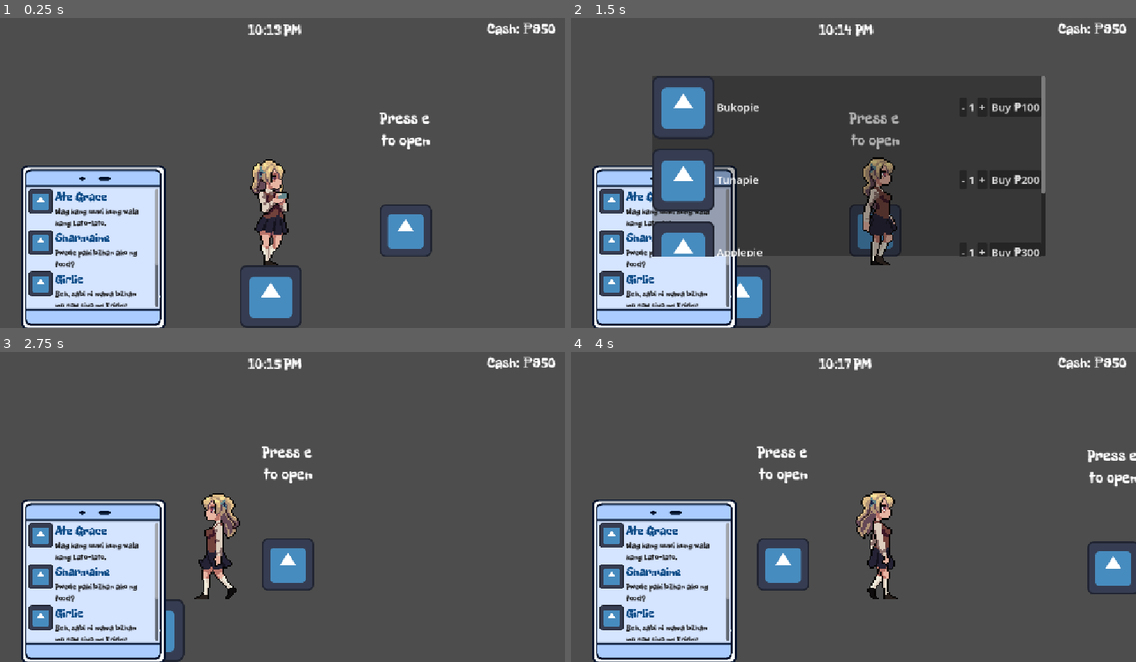
Above: before the commit, frames 1-4 (two rows, left to right).
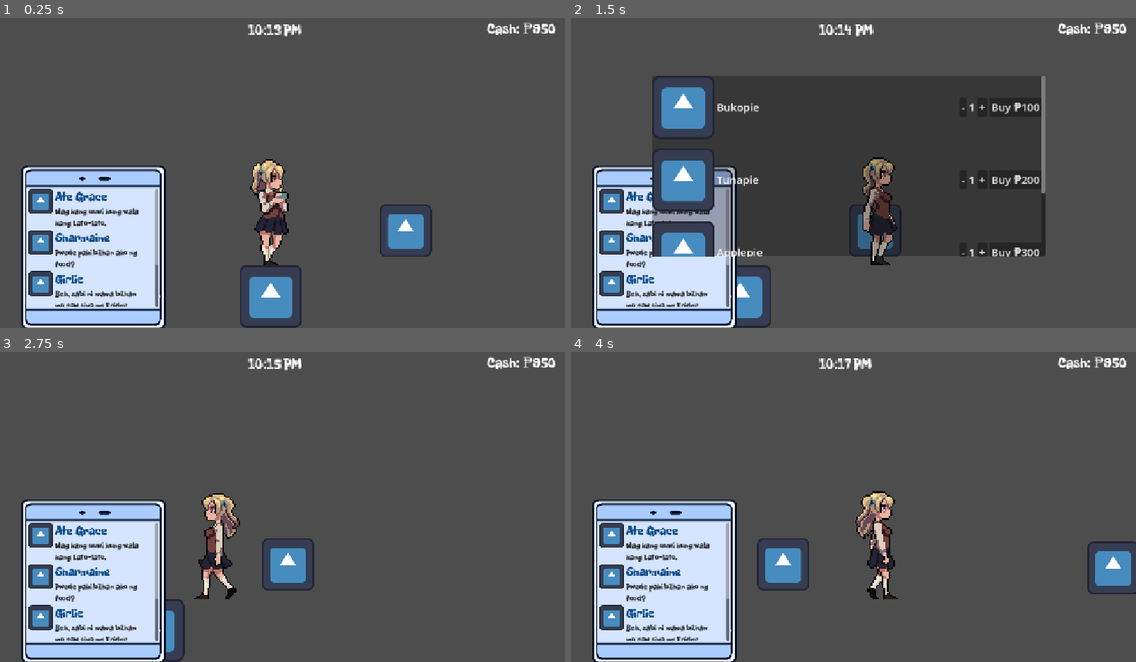
Above: after the commit, the same moments.

Repository: Ronbc779/Game-Jam
Game: Godot game, scene res://scenes/main.tscn
Two runs of this game, one before a commit and one after it. Both use one fixed random seed, a clock stepped at 60 frames per second and the inputs below. The engine's default icon, where the game draws it, is replaced by a stand-in: a white triangle on a blue panel in a dark square.
Inputs:
- Up to frame 1 (0.25 s): no input
- Up to frame 2 (1.5 s): tap E (interact) at 0.5, 1.35 s; hold E (interact) 0.53-1.28 s; hold D (right) from 0.53 s (still down)
- Up to frame 3 (2.75 s): tap E (interact) at 2, 2.3 s; release D (right) at 2.03 s; hold A (left) from 2.03 s (still down); hold Ctrl (sprint) from 2.03 s (still down)
- Up to frame 4 (4 s): tap E (interact) at 2.75, 2.85, 3.5 s; release A (left) at 2.78 s; release Ctrl (sprint) at 2.78 s; hold D (right) from 2.78 s (still down); hold E (interact) from 3.53 s (still down)

The runs differ from the first frame. In frame 1, 0.4% of the frame differs, in the area x 67-77%, y 30-43%; in frame 2, 0.3%; in frame 3, 0.4%; in frame 4, 0.7%, in the area x 32-100%, y 30-44%.

Commit message:
fix(shop): label is now popping up as intended

Diff:
--- a/scripts/shop.gd
+++ b/scripts/shop.gd
@@ -2,6 +2,8 @@
 
 @export var category: String = "toy"
 @export var shop_ui_path: NodePath
+
+@onready var prompt_label: Label = $Label
 
 var player_in_range: bool = false
 var shop_open: bool = false
@@ -10,14 +12,17 @@
 func _ready() -> void:
 	shop_ui = get_node(shop_ui_path)
 	shop_ui.visible = false
+	prompt_label.visible = false
 
 func _on_area_2d_body_entered(body: Node2D) -> void:
 	if body.is_in_group("player"):
 		player_in_range = true
+		prompt_label.visible = true
 
 func _on_area_2d_body_exited(body: Node2D) -> void:
 	if body.is_in_group("player"):
 		player_in_range = false
+		prompt_label.visible = false
 		if shop_open:
 			close_shop()
 
@@ -30,9 +35,15 @@
 
 func open_shop() -> void:
 	shop_open = true
-	shop_ui.populate(category, ShopManager.get_shop_items(category))
+	var items = ShopManager.get_shop_items(category)
+	if items.is_empty():
+		print("WARNING: no items found for category '", category, "' — check spelling against ShopManager.shops")
+	shop_ui.populate(category, items)
 	shop_ui.visible = true
+	prompt_label.visible = false
 
 func close_shop() -> void:
 	shop_open = false
 	shop_ui.visible = false
+	if player_in_range:
+		prompt_label.visible = true
